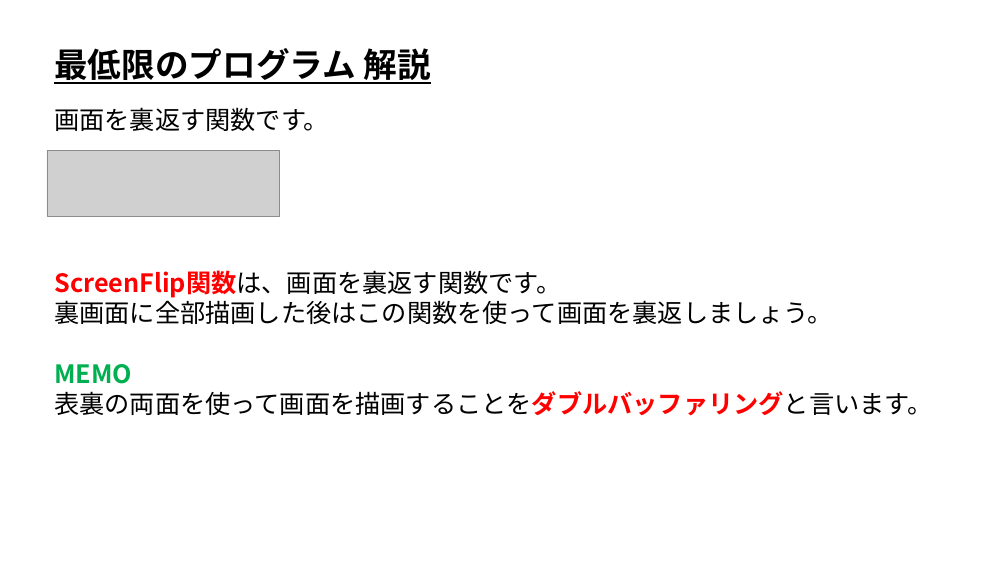
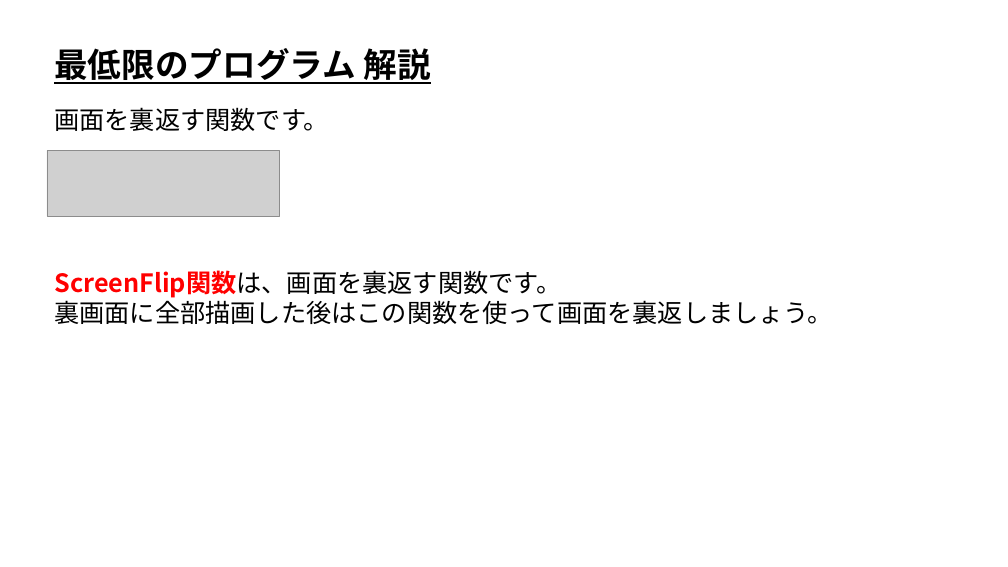
Before and after one commit to ArakiYusuke-Ohara/Textbook, a slide deck: slide 12 of ゲーム科1年/00_前期/ゲームプログラミングⅠ/02_ひな形(最低限のプログラム).pptx (slide 11 before the commit). Drawn at 1008x567 pixels with LibreOffice and Linux fonts; fonts in the diff are those of the drawing; grey boxes stand for pictures. Boxes give left, top, right and bottom in pixels: in the first picture for what was removed or moved away, otherwise in the second. Text is boxed around its words. In the diff, an @@ line names an element or a change of style, - is before the commit and + after.

```diff
--- a/ゲーム科1年/00_前期/ゲームプログラミングⅠ/02_ひな形(最低限のプログラム).pptx
+++ b/ゲーム科1年/00_前期/ゲームプログラミングⅠ/02_ひな形(最低限のプログラム).pptx
@@ text at <box>54,364,932,416</box>: paragraphs removed @@
-MEMO
-表裏の両面を使って画面を描画することをダブルバッファリングと言います。
```
Also in this commit, not shown: 4 other slides changed, 2 slides added, 9 other files.
